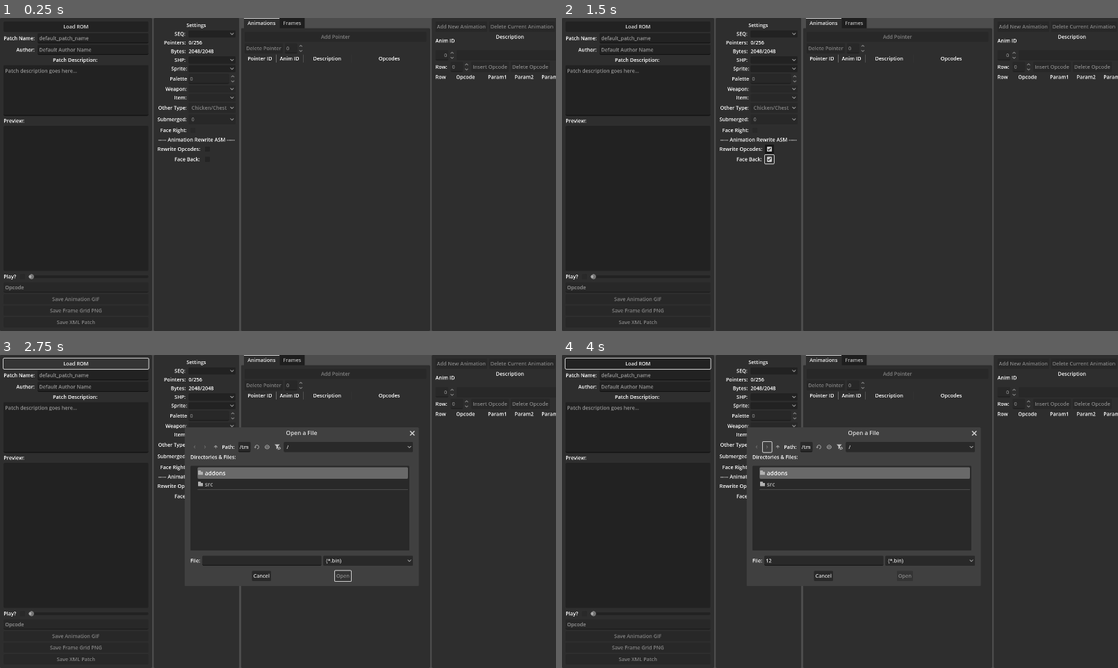
Above: before the commit, frames 1-4 (two rows, left to right).
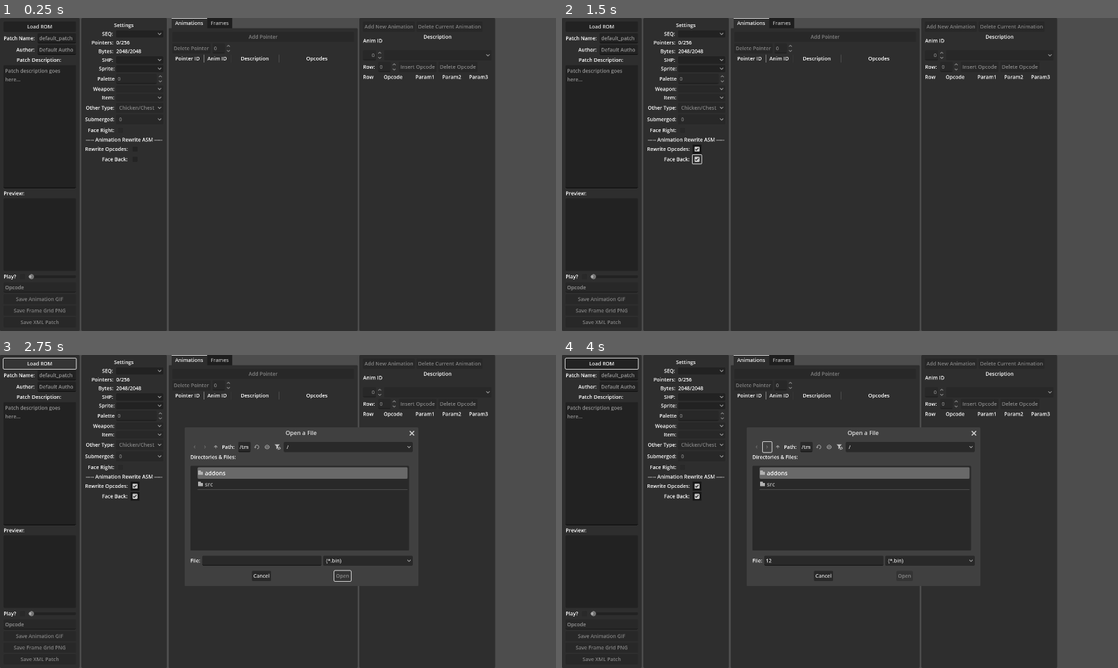
Above: after the commit, the same moments.

Repository: mrgudenheim/TacticsEngineG
Game: Godot game, scene res://src/fftae/fftae.tscn
The game is run twice, just before and just after one commit, with the same random seed, the same clock (stepped at 60 frames per second) and the same inputs.
Inputs (mouse positions are in pixels of both pictures, inside the frame that each line leads up to; where the layout moved, square brackets give the same spot in the first picture):
- Up to frame 1 (0.25 s): no input
- Up to frame 2 (1.5 s): click (695, 149) [767, 149] at 0.5 s; click (695, 158) [767, 158] at 1.25 s
- Up to frame 3 (2.75 s): click "Load ROM" at 2 s
- Up to frame 4 (4 s): click (823, 561) at 2.77 s; type "12" at 2.85 s; click (767, 445) at 3.5 s

The runs differ from the first frame. In frame 1, 16% of the frame differs, in the area x 0-100%, y 0-100%; in frame 2, 16%; in frame 3, 16%; in frame 4, 16%.
Error in both runs: Invalid access to property or key of type 'String' on a base object of type 'Dictionary[String, FileRecord]'. (res://src/fftae/fftae.gd:46)

Commit message:
fixed ui sizing

Diff:
--- a/src/fftae/fftae.tscn
+++ b/src/fftae/fftae.tscn
@@ -182,7 +182,7 @@
 
 [node name="PreviewSubViewport" type="SubViewport" parent="HBoxContainer/PatchPanel/MarginContainer/VBoxContainer/PreviewContainer"]
 transparent_bg = true
-size = Vector2i(400, 400)
+size = Vector2i(200, 200)
 
 [node name="PreviewCamera3D" type="Camera3D" parent="HBoxContainer/PatchPanel/MarginContainer/VBoxContainer/PreviewContainer/PreviewSubViewport"]
 transform = Transform3D(0.707107, 0, 0.707107, 0, 1, 0, -0.707107, 0, 0.707107, 2.5, 0, 2.5)
@@ -293,6 +293,7 @@
 
 [node name="SeqFileOptions" type="OptionButton" parent="HBoxContainer/SettingsPanel/MarginContainer/VBoxContainer/Settings"]
 layout_mode = 2
+fit_to_longest_item = false
 
 [node name="EmptyAnimationPointers" type="Label" parent="HBoxContainer/SettingsPanel/MarginContainer/VBoxContainer/Settings"]
 layout_mode = 2
@@ -321,6 +322,7 @@
 
 [node name="ShpFileOptions" type="OptionButton" parent="HBoxContainer/SettingsPanel/MarginContainer/VBoxContainer/Settings"]
 layout_mode = 2
+fit_to_longest_item = false
 
 [node name="EmptyFramePointers" type="Label" parent="HBoxContainer/SettingsPanel/MarginContainer/VBoxContainer/Settings"]
 visible = false
@@ -353,6 +355,7 @@
 
 [node name="SpriteOptions" type="OptionButton" parent="HBoxContainer/SettingsPanel/MarginContainer/VBoxContainer/Settings"]
 layout_mode = 2
+fit_to_longest_item = false
 
 [node name="PaletteLabel" type="Label" parent="HBoxContainer/SettingsPanel/MarginContainer/VBoxContainer/Settings"]
 layout_mode = 2
@@ -374,6 +377,7 @@
 [node name="WeaponOptions" type="OptionButton" parent="HBoxContainer/SettingsPanel/MarginContainer/VBoxContainer/Settings"]
 layout_mode = 2
 disabled = true
+fit_to_longest_item = false
 
 [node name="ItemLabel" type="Label" parent="HBoxContainer/SettingsPanel/MarginContainer/VBoxContainer/Settings"]
 layout_mode = 2
@@ -383,6 +387,7 @@
 [node name="ItemOptions" type="OptionButton" parent="HBoxContainer/SettingsPanel/MarginContainer/VBoxContainer/Settings"]
 layout_mode = 2
 disabled = true
+fit_to_longest_item = false
 
 [node name="OtherTypeLabel" type="Label" parent="HBoxContainer/SettingsPanel/MarginContainer/VBoxContainer/Settings"]
 layout_mode = 2
@@ -410,6 +415,7 @@
 layout_mode = 2
 disabled = true
 selected = 0
+fit_to_longest_item = false
 item_count = 3
 popup/item_0/text = "0"
 popup/item_0/id = 0
